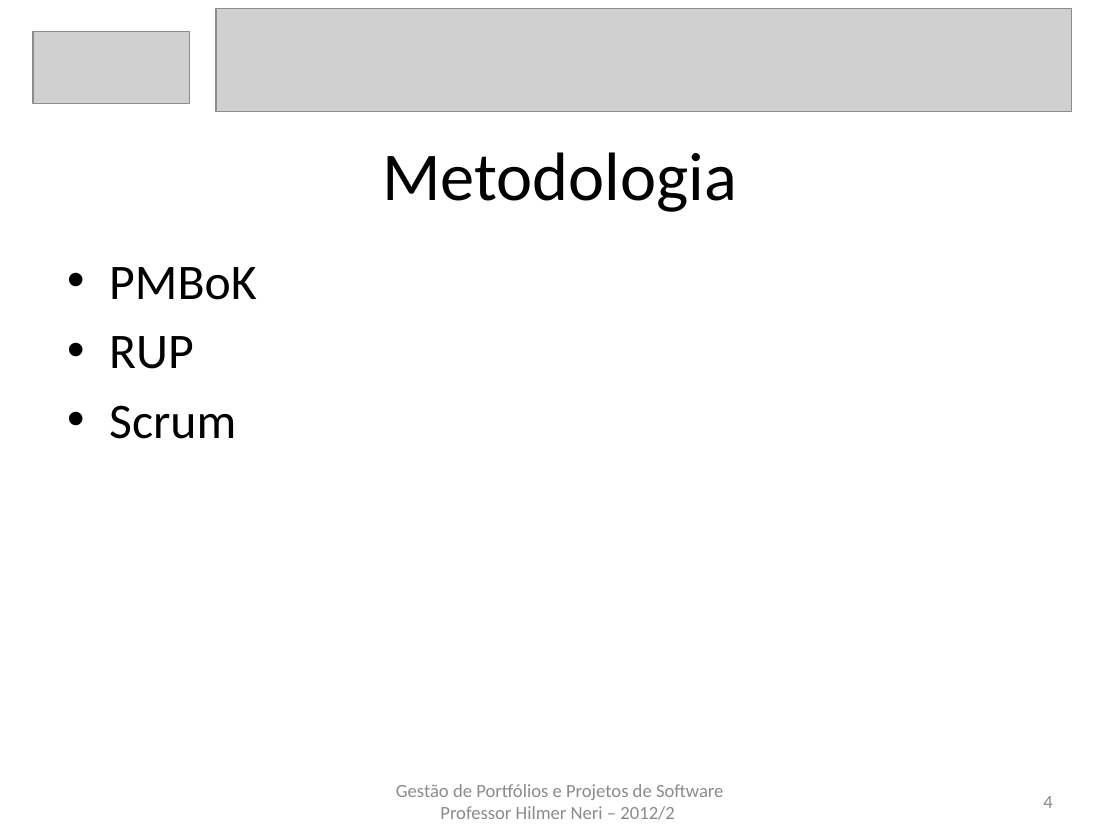
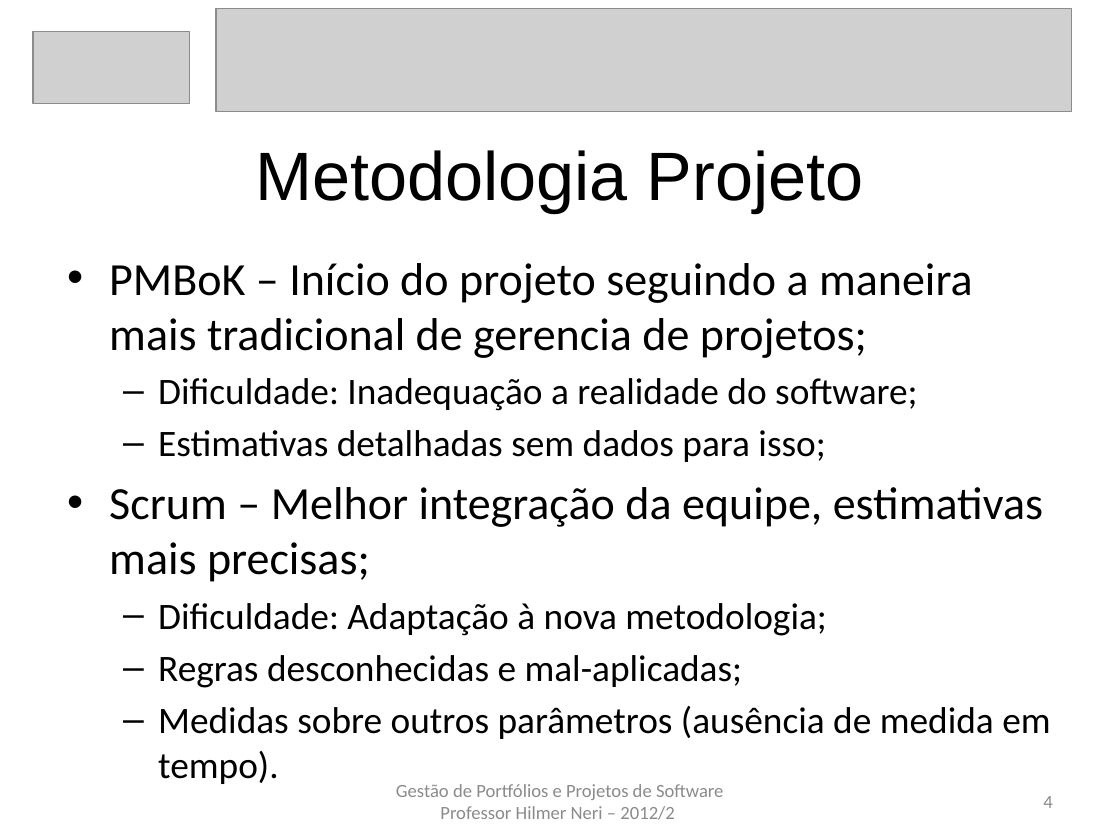
Before and after one commit to carlosneo/dotprojecteap, a slide deck: slide 4 of Dot Project EAP/4. System Management/Apresentacoes/apresentacaoV8.pptx. Drawn at 1120x840 pixels with LibreOffice and Linux fonts; fonts in the diff are those of the drawing; grey boxes stand for pictures. Boxes give left, top, right and bottom in pixels: in the first picture for what was removed or moved away, otherwise in the second. Text is boxed around its words. In the diff, an @@ line names an element or a change of style, - is before the commit and + after.

Commit message:
Apresentação mais detalhada.

```diff
--- a/Dot Project EAP/4. System Management/Apresentacoes/apresentacaoV8.pptx
+++ b/Dot Project EAP/4. System Management/Apresentacoes/apresentacaoV8.pptx
@@ title at bbox=[255, 150, 864, 213]: text changed; font Calibri to Arial @@
-Metodologia
+Metodologia Projeto
@@ text at bbox=[109, 263, 1050, 784]: text changed; size 32 to 24.1 pt @@
-• PMBoK
-• RUP
-• Scrum
+• PMBoK – Início do projeto seguindo a maneira mais tradicional de gerencia de projetos;
+  – Dificuldade: Inadequação a realidade do software;
+  – Estimativas detalhadas sem dados para isso;
+• Scrum – Melhor integração da equipe, estimativas mais precisas;
+  – Dificuldade: Adaptação à nova metodologia;
+  – Regras desconhecidas e mal-aplicadas;
+  – Medidas sobre outros parâmetros (ausência de medida em tempo).
```
Also in this commit, not shown: 4 other slides changed, 2 slides added.
